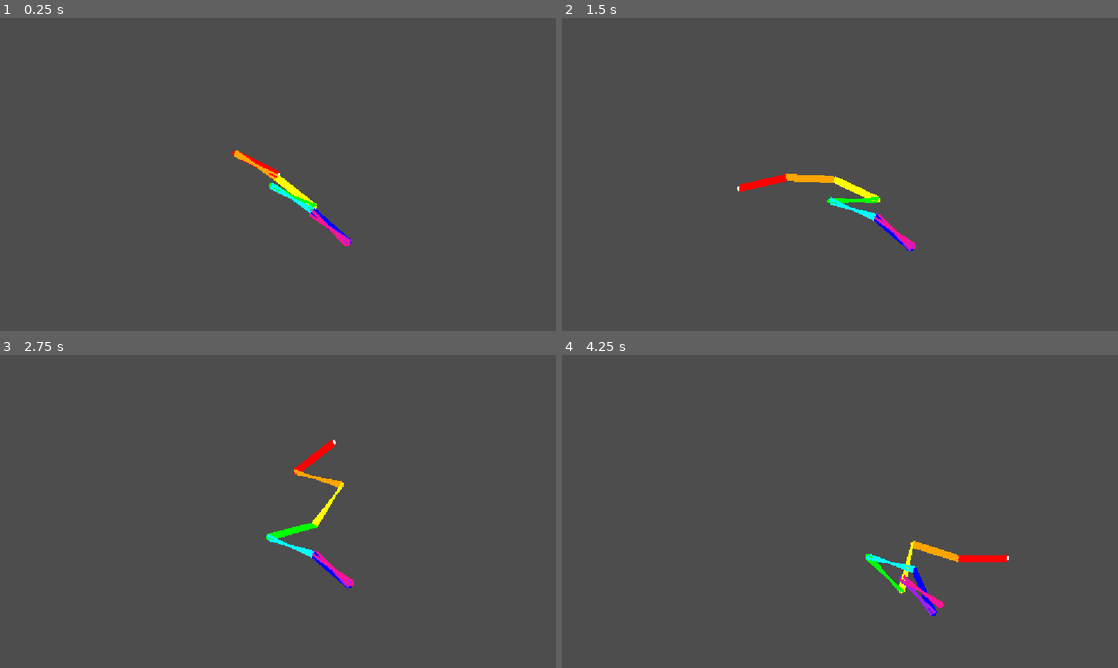
Above: before the commit, frames 1-4 (two rows, left to right).
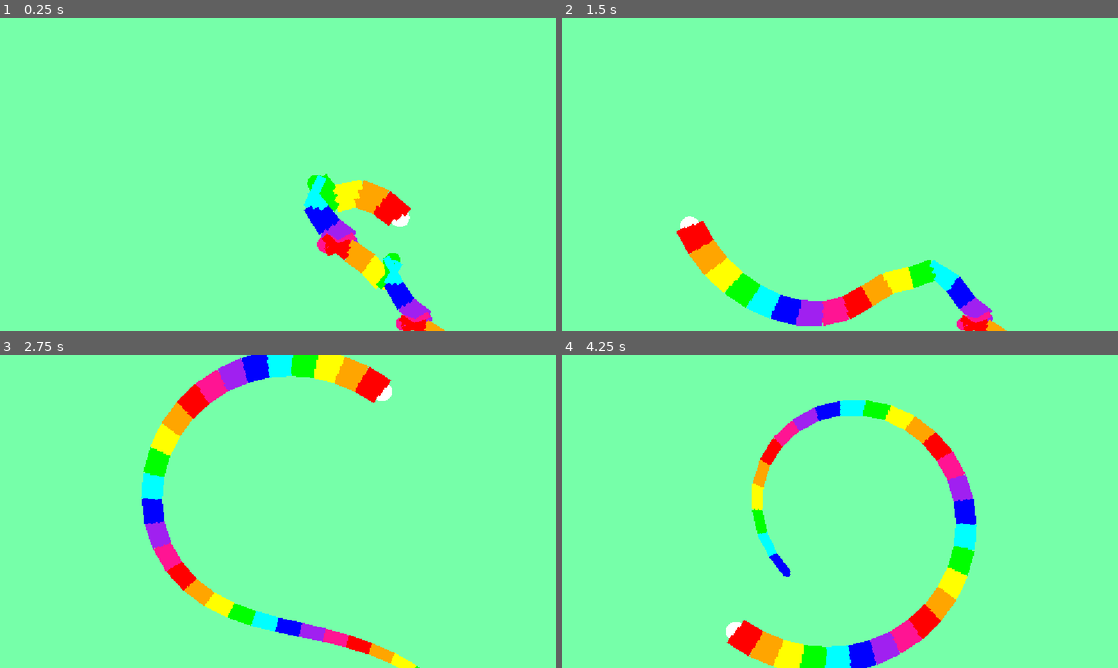
Above: after the commit, the same moments.

Repository: LeviathanGamez/Coil-Rush
Game: Godot game, scene res://scenes/main.tscn
Same seed, same stepped clock (60 frames per second), same inputs: the game is played once before the commit and once after it.
Inputs (mouse positions are in pixels of both pictures, inside the frame that each line leads up to):
- Up to frame 1 (0.25 s): no input
- Up to frame 2 (1.5 s): tap Enter at 0.5 s; move the mouse to (962, 158) at 0.52 s; hold Right 0.53-1.28 s; tap Alt at 0.6 s; click (962, 158) at 0.67 s; move the mouse to (728, 190) at 1.27 s; hold Down from 1.28 s (still down); tap Shift at 1.35 s; click (728, 190) at 1.42 s
- Up to frame 3 (2.75 s): move the mouse to (333, 442) at 2.02 s; release Down at 2.03 s; hold Right from 2.03 s (still down); tap Alt at 2.1 s; click (333, 442) at 2.17 s
- Up to frame 4 (4.25 s): move the mouse to (812, 574) at 2.77 s; release Right at 2.78 s; hold Up 2.78-3.53 s; tap Shift at 2.85 s; click (812, 574) at 2.92 s; move the mouse to (1006, 558) at 3.52 s; hold Left from 3.53 s (still down); tap Alt at 3.6 s; click (1006, 558) at 3.67 s

The runs differ from the first frame. In frame 1, 100% of the frame differs, in the area x 0-100%, y 0-100%; in frame 2, 100%; in frame 3, 100%; in frame 4, 100%.

Commit message:
Added automatically moving snake

Diff:
--- a/procedural-life/autoloads/manager.gd
+++ b/procedural-life/autoloads/manager.gd
@@ -1,3 +1,4 @@
 extends Node
 
-var radius := 5
+var radius := 20
+var distance := 50
--- a/procedural-life/classes/head.gd
+++ b/procedural-life/classes/head.gd
@@ -2,15 +2,27 @@
 
 var position : Vector2
 var direction : Vector2
-var mouse_lerp : float = 0.2
-var radius := Manager.radius
+var mouse_lerp : float = 0.1
+var distance : float = 10
+var radius : float
+#for big circle movement
+var count := 0
+var big_radius := 350
 
-func _init(pos: Vector2):
+func _init(pos: Vector2, radi: float):
 	position = pos
+	radius = radi
 
 func update(mouse_pos : Vector2):
+	count += 2
+	#var old_direction = direction
+	mouse_pos = Vector2(cos(deg_to_rad(count))*big_radius,sin(deg_to_rad(count))*big_radius)
 	direction = (mouse_pos - position).normalized()
-	position = lerp(position,mouse_pos,mouse_lerp)
+	#var angle_diff = direction.angle_to(old_direction)
+	#if abs(angle_diff) > PI/8:
+	#	direction = old_direction.rotated(sign(angle_diff) * PI / 8)
+	var target_position = mouse_pos - direction * distance
+	position += (target_position-position) * mouse_lerp
 
 func get_sides() -> Array[Vector2]:
 
--- a/procedural-life/classes/joint.gd
+++ b/procedural-life/classes/joint.gd
@@ -2,10 +2,12 @@
 
 var position : Vector2
 var direction : Vector2
-var distance = 100
-var radius := Manager.radius
-func _init(pos: Vector2):
+var distance = Manager.distance
+var radius : float
+
+func _init(pos: Vector2, radi: float):
 	position = pos
+	radius = radi
 
 func update(parent,delta: float):
 	direction = (position-parent.position).normalized()
--- a/procedural-life/entities/snake/snake.gd
+++ b/procedural-life/entities/snake/snake.gd
@@ -2,15 +2,15 @@
 
 var anchor := Vector2(30,30)
 var radius := Manager.radius
-var joint_count : int = 8
+var joint_count : int = 30
 var joints : Array = []
 var head_joints : Array
 var head : Head
 
 func _ready() -> void:
-	head = Head.new(Vector2(0,0))
+	head = Head.new(Vector2(0,0),radius)
 	for i in range(joint_count):
-		joints.append(Joint.new(Vector2(20*i,20*i)))
+		joints.append(Joint.new(Vector2(20*i,20*i),radius-i/2))
 	head_joints = joints.duplicate()
 	head_joints.pop_back()
 	head_joints.push_front(head)
@@ -32,11 +32,11 @@
 	var white : Color = Color.WHITE
 	var brown : Color = Color.BROWN
 	var colors : Array = [Color.RED,Color.ORANGE,Color.YELLOW,Color.GREEN,Color.CYAN,Color.BLUE,Color.PURPLE,Color.DEEP_PINK]
-	draw_circle(head.position,radius,white)
+	draw_circle(head.position,head.radius,white)
 	for i in range(len(joints)):
-		draw_circle(joints[i].position,radius,colors[i])
-		draw_line(head_joints[i].position,joints[i].position,colors[i],radius)
+		draw_circle(joints[i].position,joints[i].radius,colors[wrap(i,0,len(colors))])
+		draw_line(head_joints[i].position,joints[i].position,colors[wrap(i,0,len(colors))],head_joints[i].radius)
 
 	for i in range(len(joints)):
-		draw_line(head_joints[i].get_sides()[0],joints[i].get_sides()[0],colors[i],radius)
-		draw_line(head_joints[i].get_sides()[1],joints[i].get_sides()[1],colors[i],radius)
+		draw_line(head_joints[i].get_sides()[0],joints[i].get_sides()[0],colors[wrap(i,0,len(colors))],head_joints[i].radius)
+		draw_line(head_joints[i].get_sides()[1],joints[i].get_sides()[1],colors[wrap(i,0,len(colors))],head_joints[i].radius)
--- a/procedural-life/scenes/main.tscn
+++ b/procedural-life/scenes/main.tscn
@@ -1,9 +1,17 @@
 [gd_scene format=3 uid="uid://dayetbey1huwv"]
 
-[ext_resource type="PackedScene" uid="uid://dgg0k1g5h05xn" path="res://entities/snake/fish.tscn" id="1_o5qli"]
+[ext_resource type="PackedScene" uid="uid://dgg0k1g5h05xn" path="res://entities/snake/snake.tscn" id="1_o5qli"]
 
 [node name="Main" type="Node2D" unique_id=1662933116]
 
 [node name="Camera2D" type="Camera2D" parent="." unique_id=358829658]
 
-[node name="fish" parent="." unique_id=1000303128 instance=ExtResource("1_o5qli")]
+[node name="snake" parent="." unique_id=1000303128 instance=ExtResource("1_o5qli")]
+
+[node name="ColorRect" type="ColorRect" parent="." unique_id=1436051531]
+z_index = -1
+offset_left = -768.0
+offset_top = -467.0
+offset_right = 827.0
+offset_bottom = 480.0
+color = Color(0.4627451, 1, 0.6627451, 1)
Renamed: procedural-life/entities/snake/fish.tscn -> procedural-life/entities/snake/snake.tscn
